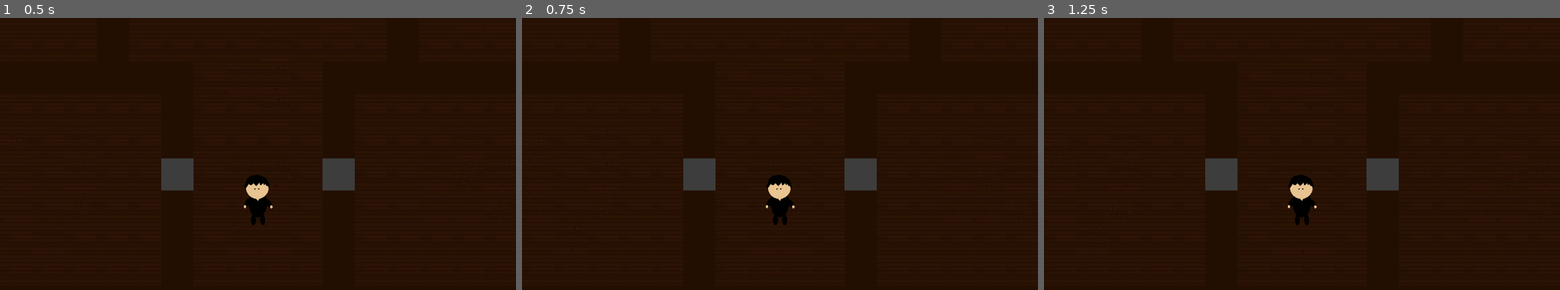
Above: before the commit, frames 1-3 (left to right).
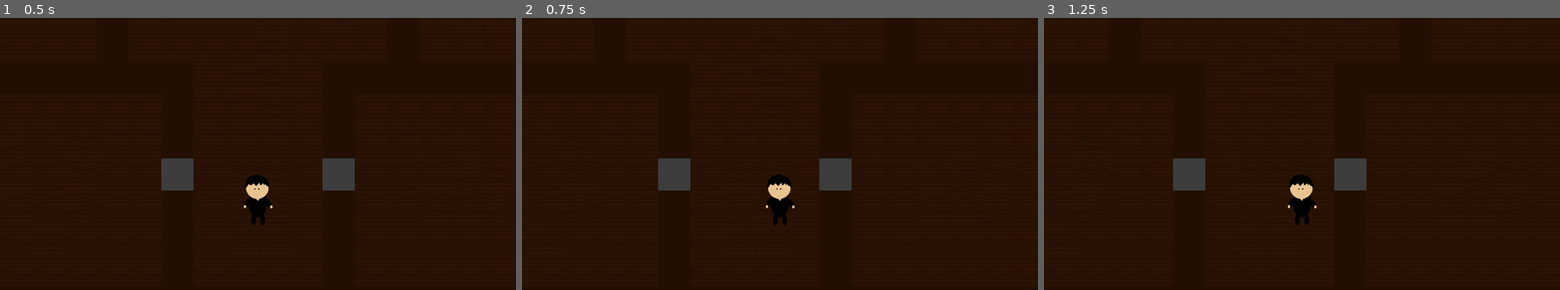
Above: after the commit, the same moments.

Repository: mtaubert/ludum_dare_44
Game: Godot game, scene res://Scenes/Bottom_Floor.tscn
Same seed, same stepped clock (60 frames per second), same inputs: the game is played once before the commit and once after it. The project has no main scene, so this scene is started directly.
Inputs:
- Up to frame 1 (0.5 s): no input
- Up to frame 2 (0.75 s): tap Enter at 0.5 s; hold Right (ui_right) from 0.53 s (still down)
- Up to frame 3 (1.25 s): keep holding Right (ui_right)

Frame 1 is identical in both runs. In frame 2, 2.4% of the frame differs, in the area x 0-99%, y 0-85%; in frame 3, 3.0%.
Error before the commit: Invalid call to function 'move_player' in base 'Node2D (player_character.gd)'. Expected 2 arguments. (res://Scripts/Overworld.gd:28)

Commit message:
other half of that ;last push

Diff:
--- a/Scripts/Overworld.gd
+++ b/Scripts/Overworld.gd
@@ -5,24 +5,32 @@
 export(Vector2) var playerSpawn
 var playerPos
 
+var playerMoving = false
+
 func _ready():
 	player.position = $Mansion.map_to_world(playerSpawn)
 	playerPos = playerSpawn
+	player.connect("movement_done", self, "player_movement_done")
 
+#Checks for player input
 func _input(event):
-	if Input.is_action_just_pressed("ui_right"):
-		move_player(Vector2(1,0))
-	elif Input.is_action_just_pressed("ui_left"):
-		move_player(Vector2(-1,0))
-	elif Input.is_action_just_pressed("ui_up"):
-		move_player(Vector2(0,-1))
-	elif Input.is_action_just_pressed("ui_down"):
-		move_player(Vector2(0,1))
+	if not playerMoving:
+		if Input.is_action_just_pressed("ui_right"):
+			move_player(Vector2(1,0))
+		elif Input.is_action_just_pressed("ui_left"):
+			move_player(Vector2(-1,0))
+		elif Input.is_action_just_pressed("ui_up"):
+			move_player(Vector2(0,-1))
+		elif Input.is_action_just_pressed("ui_down"):
+			move_player(Vector2(0,1))
 
-func _process(delta):
-	pass
-
+#moves player to the next tile
 func move_player(direction:Vector2):
 	var newPlayerPos = playerPos + direction
 	playerPos = newPlayerPos
-	player.move_player($Mansion.map_to_world(playerPos))
+	player.move_player($Mansion.map_to_world(playerPos), direction)
+	playerMoving = true
+
+#Enables next movement input
+func player_movement_done():
+	playerMoving = false
